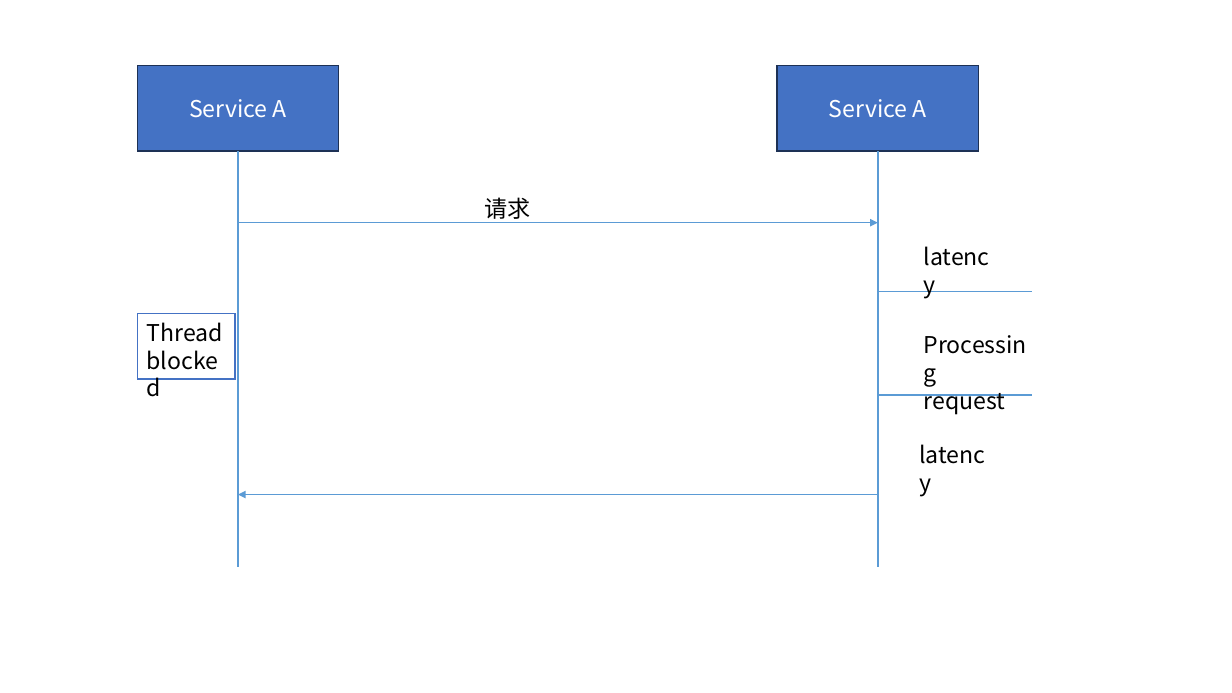
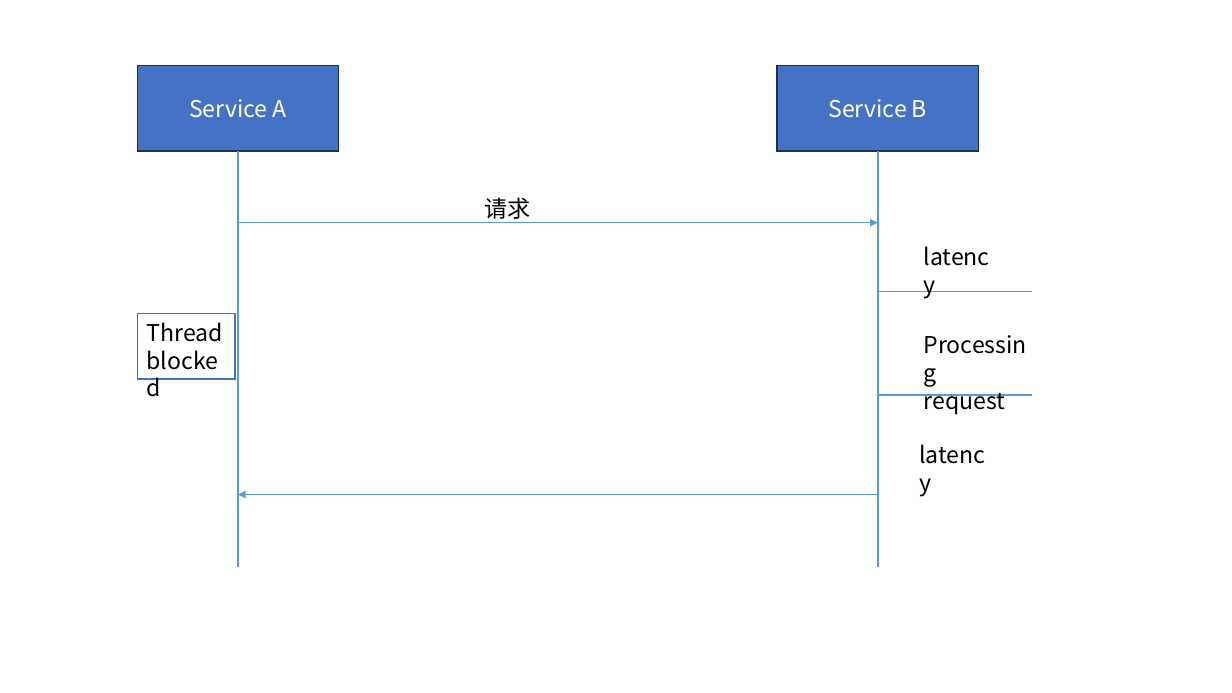
Before and after one commit to kkzfl22/learn-md, a slide deck: slide 2 of webflex/响应式编程.pptx. Drawn at 1232x693 pixels with LibreOffice and Linux fonts; fonts in the diff are those of the drawing. Boxes give left, top, right and bottom in pixels: in the first picture for what was removed or moved away, otherwise in the second. Text is boxed around its words. In the diff, an @@ line names an element or a change of style, - is before the commit and + after.

```diff
--- a/webflex/响应式编程.pptx
+++ b/webflex/响应式编程.pptx
@@ text in rectangle at [828,99,927,118]: text changed @@
-Service A
+Service B
```
Also in this commit, not shown: 2 slides added, 5 other files.
